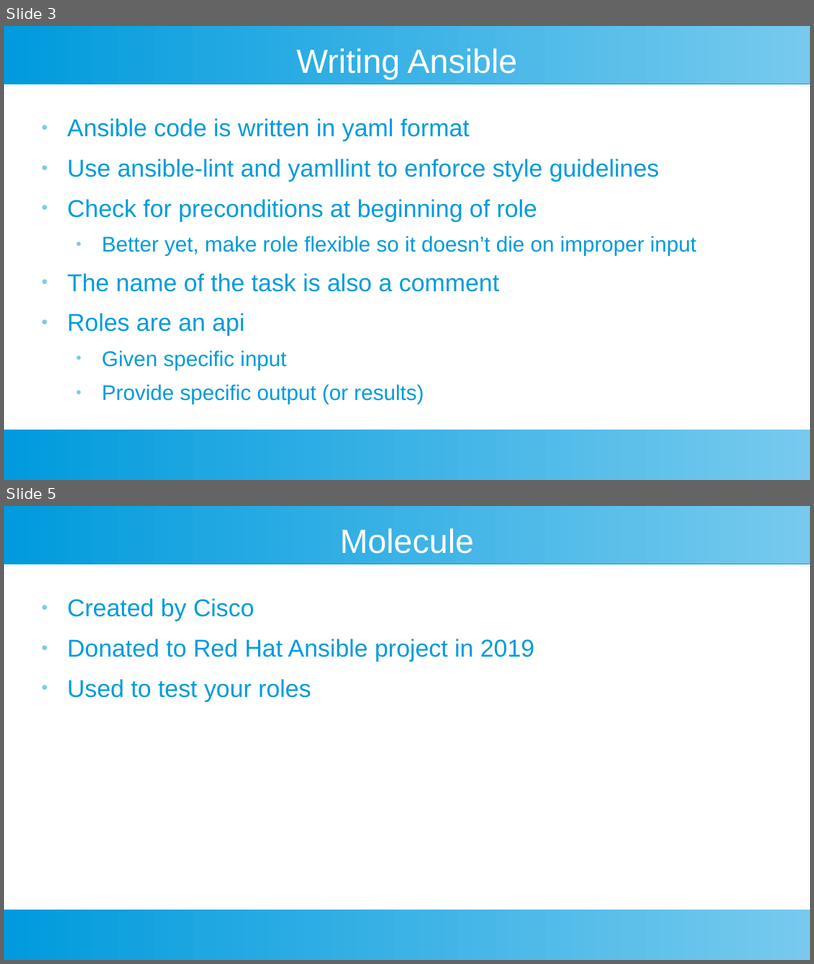
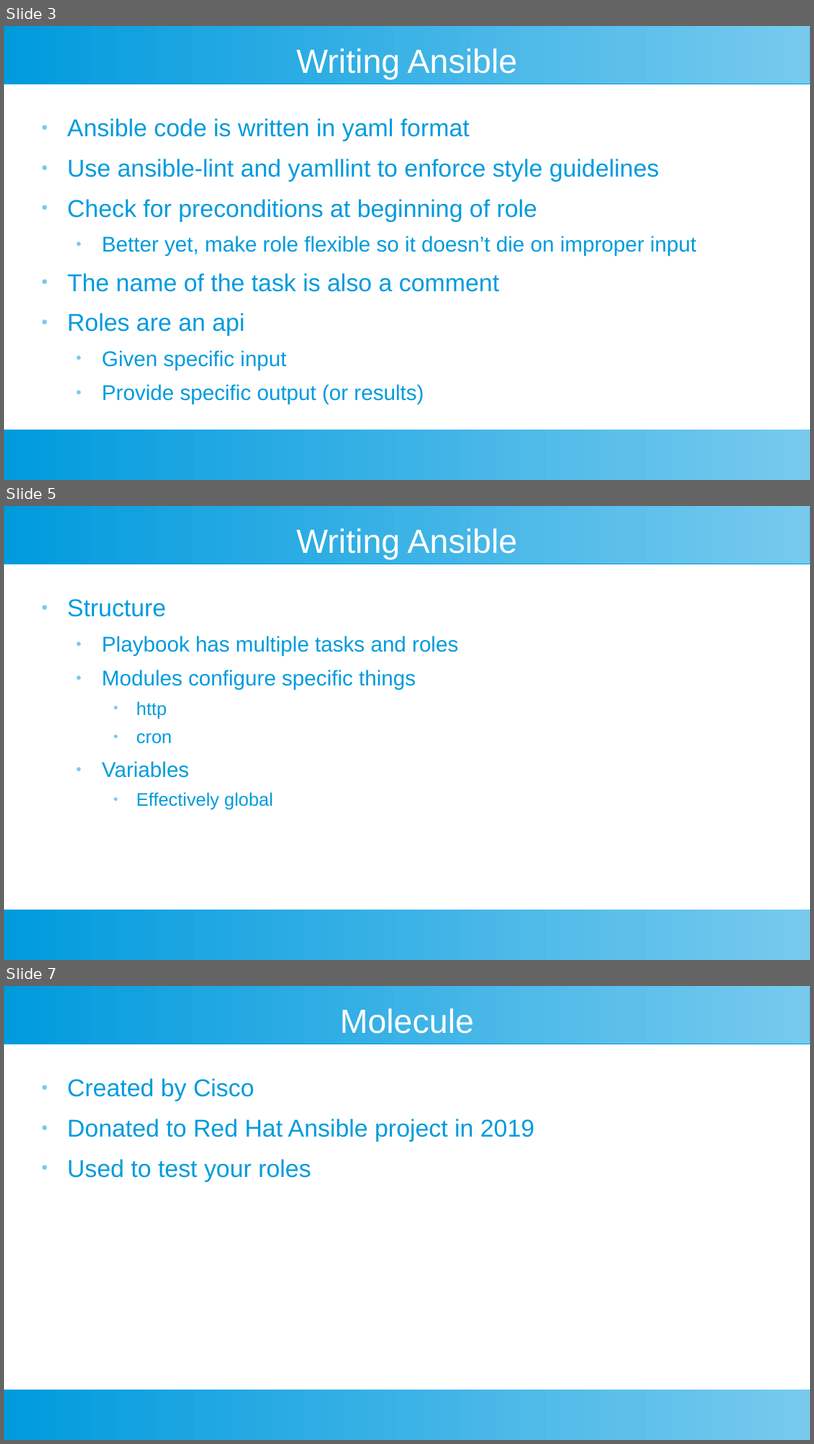
Before and after one commit to riffraff169/ansible-training, a slide deck: docs/ansible-slides.odp. Shown one above the other, each under a label of ours: slides 3 and 5 before the commit, slides 3, 5 and 7 after it; the slides between them are not shown. The pictures are 814x964 and 814x1444 pixels, drawn with LibreOffice and Linux fonts; fonts in the diff are those of the drawing. Boxes give left, top, right and bottom in pixels: in the first picture for what was removed or moved away, otherwise in the second. Text is boxed around its words. In the diff, an @@ line names an element or a change of style, - is before the commit and + after.

```diff
--- a/docs/ansible-slides.odp
+++ b/docs/ansible-slides.odp
@@ slide 5 added at [4, 506, 810, 960], background #FFFFFF; not listed: 2 template elements that a slide beside it also shows @@
@@ title added at [296, 528, 518, 559], 33 pt, text #FFFFFF @@
+Writing Ansible
@@ text added at [67, 599, 458, 810], 21 pt, text #009BDD @@
+● Structure
+  ● Playbook has multiple tasks and roles
+  ● Modules configure specific things
+    ● http
+    ● cron
+  ● Variables
+    ● Effectively global
@@ what was slide 5 is now slide 7 @@
```
Also in this commit, not shown: 1 slide changed, 1 other slide added, 1 other file.
